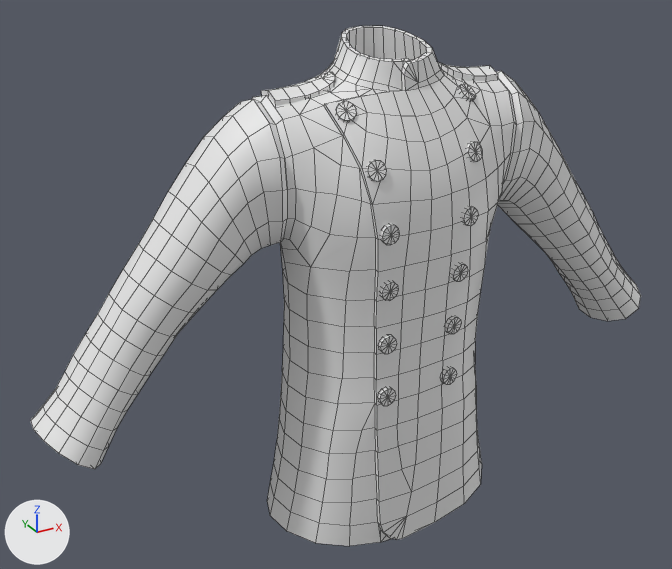
A saved change to the Blender file Attires/Attires_Layerwear2/Attire_Layerwear2_UniformGuardsman/Attire_Layerwear2_UniformGuardsman.blend.
The view is the same before and after, from a 50 mm lens placed at (-0.747, -1.198, 1.78), pointed at (-0.068, 0.037, 1.163). The axes (+X, +Y, +Z) are drawn at lower left. The lights are the same throughout. The picture after the commit comes second. Mesh edges are drawn as thin lines.

The first picture shows 'Attire_Layerwear2_UniformGuardsman', 'Attire_Layerwear2_UniformGuardsman_Sleeves', 'Attire_Layerwear2_UniformGuardsman_Straps'.
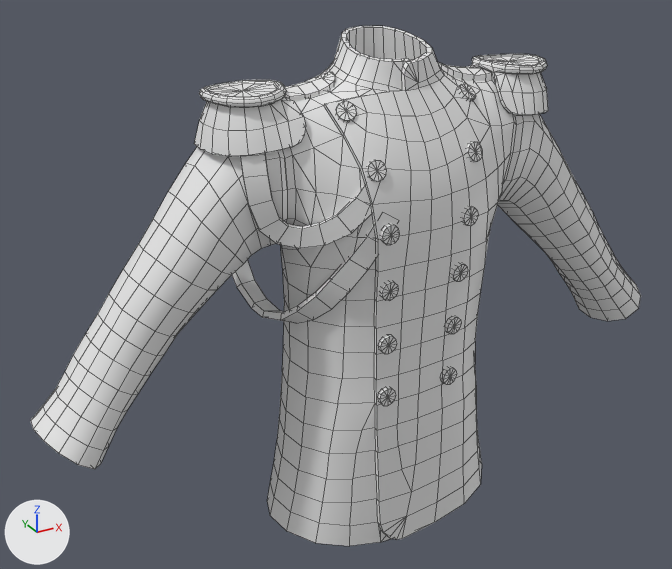
Edits to the bpy script that builds the scene:
```text
Change me_attire_layerwear2_uniformguardsmanstraps:
    used by ob_attire_layerwear2_uniformguardsman_straps; location = (0.0, 0.0, 0.0)
    remove me_attire_layerwear2_uniformguardsmanstraps.from_pydata(...)  # 36 vertices, 30 faces; spans x 0.0904..0.1951, y -0.0184..0.0278, z 1.4827..1.5177
    add me_attire_layerwear2_uniformguardsmanstraps.from_pydata(...)  # 268 vertices, 293 faces; spans x 0.0904..0.3003, y -0.0726..0.0955, z 1.4284..1.5177
    me_attire_layerwear2_uniformguardsmanstraps part 1
    9 vertices are removed from x 0.1479..0.1951, y -0.0184..0.0278, z 1.4827..1.5026
    11 faces are deleted
    1 vertex moves from x 0.1718, y 0.0278, z 1.4979 to x 0.1718, y 0.027, z 1.4971
    241 vertices are added at x 0.1479..0.3003, y -0.0726..0.0955, z 1.4284..1.5134
    274 new faces join them
Add me_attire_layerwear2_uniformguardsman_aiguillette:
    me_attire_layerwear2_uniformguardsman_aiguillette.from_pydata(...)  # 112 vertices, 108 faces; spans x -0.266..-0.053, y -0.13..0.123, z 1.139..1.465
    me_attire_layerwear2_uniformguardsman_aiguillette.polygons.foreach_set('use_smooth', [True] * 108)
Add ob_attire_layerwear2_uniformguardsman_aiguillette:
    ob_attire_layerwear2_uniformguardsman_aiguillette = bpy.data.objects.new('Attire_Layerwear2_UniformGuardsman_Aiguillette', me_attire_layerwear2_uniformguardsman_aiguillette)
    ob_attire_layerwear2_uniformguardsman_aiguillette.location = (0.0, 0.0, 0.0)
```

Changed parts and their boxes [x1, y1, x2, y2] in the pictures (672 x 569 px):
'Attire_Layerwear2_UniformGuardsman_Straps', reshaped (49% wider, 131% taller): before [261, 62, 498, 106]; after [194, 54, 548, 157]
'Attire_Layerwear2_UniformGuardsman_Aiguillette', added: after [232, 153, 377, 323]
part 1 of me_attire_layerwear2_uniformguardsmanstraps, built on: before [261, 65, 498, 106]; after [194, 54, 548, 157]
